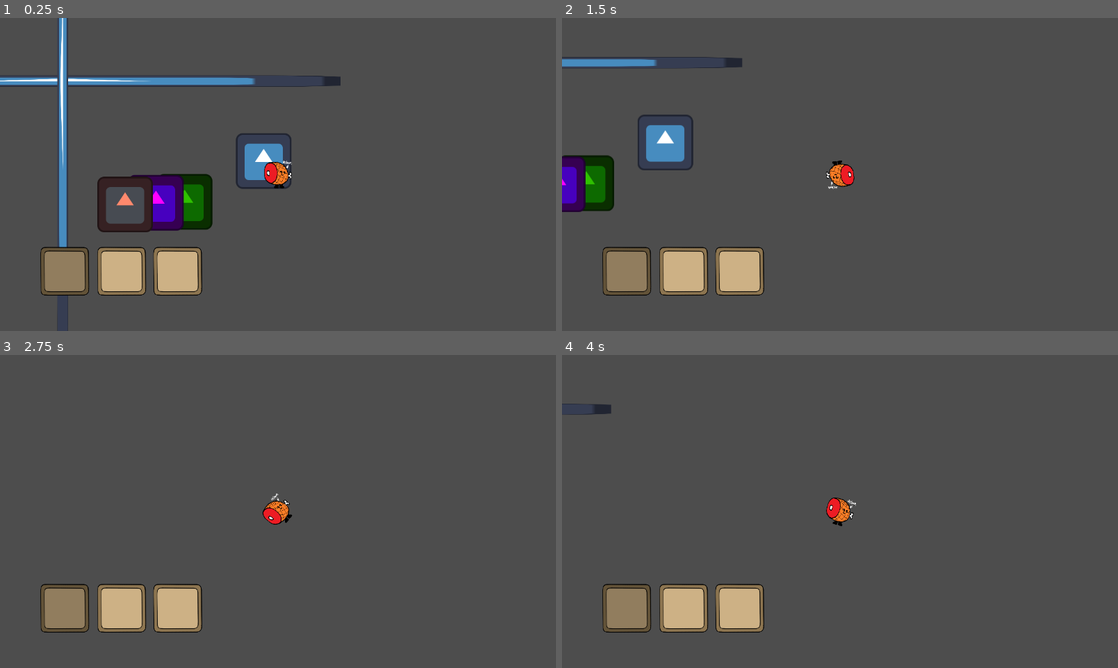
Above: before the commit, frames 1-4 (two rows, left to right).
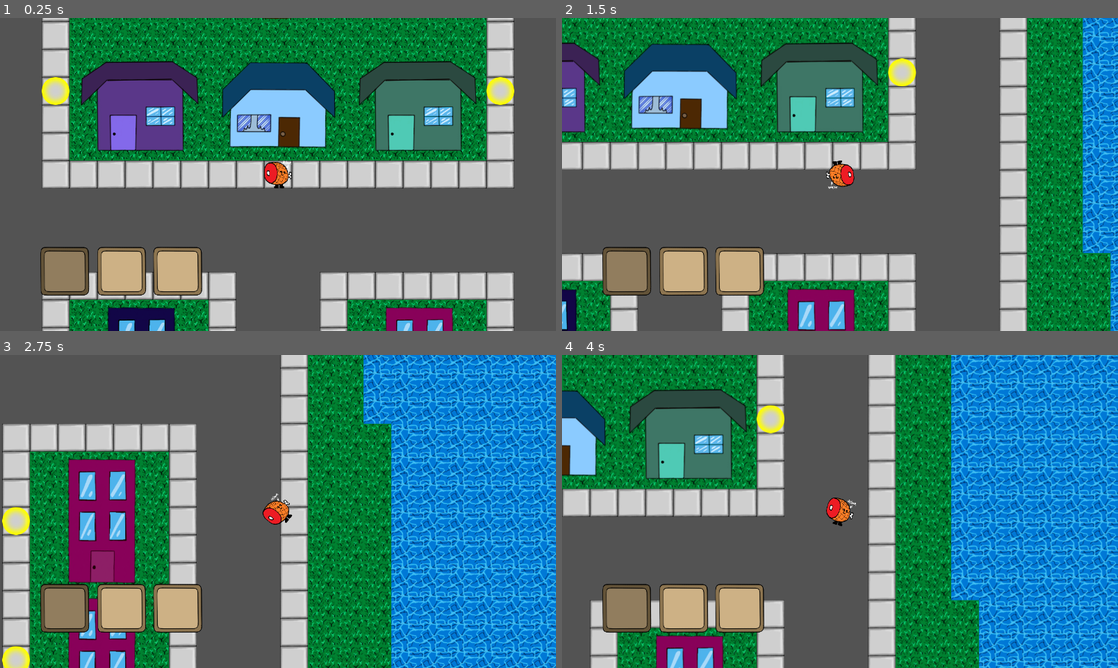
Above: after the commit, the same moments.

Repository: watet3953/pizza-tower
Game: Godot game, scene res://TownLevel.tscn
Same seed, same stepped clock (60 frames per second), same inputs: the game is played once before the commit and once after it. Before the commit the project starts from res://main.tscn. The engine's default icon, where the game draws it, is replaced by a stand-in: a white triangle on a blue panel in a dark square.
Inputs (mouse positions are in pixels of both pictures, inside the frame that each line leads up to):
- Up to frame 1 (0.25 s): no input
- Up to frame 2 (1.5 s): tap Enter at 0.5 s; move the mouse to (962, 158) at 0.52 s; hold D (move_right) 0.53-1.28 s; right-click (962, 158) at 0.6 s; move the mouse to (728, 190) at 1.27 s; hold S (move_down) from 1.28 s (still down); click (728, 190) at 1.35 s
- Up to frame 3 (2.75 s): move the mouse to (333, 442) at 2.02 s; release S (move_down) at 2.03 s; hold D (move_right) from 2.03 s (still down); hold T from 2.03 s (still down)
- Up to frame 4 (4 s): move the mouse to (812, 574) at 2.77 s; release D (move_right) at 2.78 s; release T at 2.78 s; hold W (move_up) 2.78-3.53 s; tap U at 2.85 s; move the mouse to (1006, 558) at 3.52 s; hold Left (move_left) from 3.53 s (still down); hold R from 3.53 s (still down)

The runs differ from the first frame. In frame 1, 58% of the frame differs, in the area x 0-93%, y 0-100%; in frame 2, 63%; in frame 3, 72%, in the area x 0-100%, y 0-100%; in frame 4, 70%.

Commit message:
switch scnee

Diff:
--- a/project.godot
+++ b/project.godot
@@ -11,7 +11,7 @@
 [application]
 
 config/name="Pizza-tower"
-run/main_scene="res://main.tscn"
+run/main_scene="res://TownLevel.tscn"
 config/features=PackedStringArray("4.0", "Forward Plus")
 config/icon="res://icon.svg"
 
